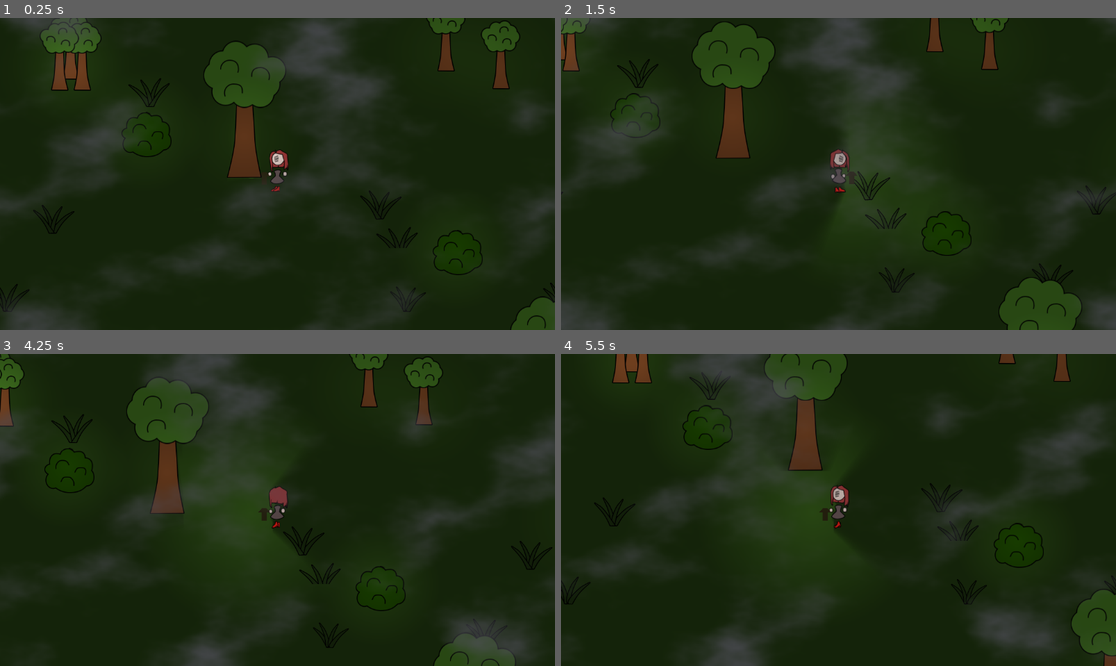
Above: before the commit, frames 1-4 (two rows, left to right).
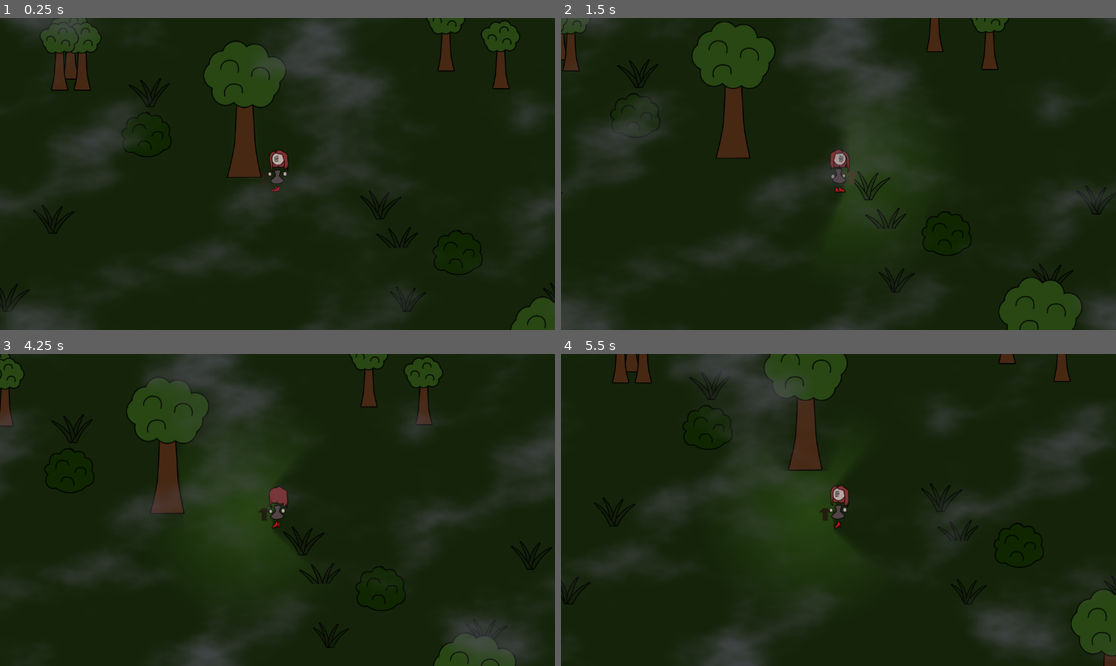
Above: after the commit, the same moments.

Repository: Jerrylikesgreen/-la-Santa-Compa-a
Game: Godot game, scene res://Scenes/forest.tscn
Same seed, same stepped clock (60 frames per second), same inputs: the game is played once before the commit and once after it. The project has no main scene, so this scene is started directly.
Inputs (mouse positions are in pixels of both pictures, inside the frame that each line leads up to):
- Up to frame 1 (0.25 s): no input
- Up to frame 2 (1.5 s): move the mouse to (960, 158) at 0.52 s; hold D (Right) 0.53-1.28 s; click (960, 158) at 0.6 s; move the mouse to (727, 189) at 1.27 s; hold S (Down) from 1.28 s (still down); click (727, 189) at 1.35 s
- Up to frame 3 (4.25 s): move the mouse to (333, 441) at 2.02 s; release S (Down) at 2.03 s; hold D (Right) 2.03-2.78 s; click (333, 441) at 2.1 s; move the mouse to (249, 572) at 2.77 s; hold W (Up) 2.78-3.53 s; click (249, 572) at 2.85 s; move the mouse to (444, 556) at 3.52 s; hold A (Left) from 3.53 s (still down); click (444, 556) at 3.6 s
- Up to frame 4 (5.5 s): move the mouse to (672, 463) at 4.27 s; click (672, 463) at 4.35 s; move the mouse to (866, 510) at 5.02 s; release A (Left) at 5.03 s; hold S (Down) from 5.03 s (still down); click (866, 510) at 5.1 s

The runs differ from the first frame. In frame 1, 0.7% of the frame differs, in the area x 8-50%, y 8-46%; in frame 2, 0.2%; in frame 3, 0.2%; in frame 4, 0.4%.

Commit message:
Remove PointLight2D nodes and adjust z-index in scenes
Removed PointLight2D nodes from bush, tree_large, and tree_small scenes to simplify lighting. Increased z-index for key visual elements in bush, tree_large, tree_small, and player scenes for improved rendering order. Adjusted world boundary positions in forest scene for better alignment.

Diff:
--- a/Scenes/bush.tscn
+++ b/Scenes/bush.tscn
@@ -1,7 +1,6 @@
-[gd_scene load_steps=8 format=3 uid="uid://dxsrwakxllvjb"]
+[gd_scene load_steps=7 format=3 uid="uid://dxsrwakxllvjb"]
 
 [ext_resource type="Texture2D" uid="uid://bk267ky1rjels" path="res://Assets/Enviorment/Bush1.svg" id="1_8cy4n"]
-[ext_resource type="Texture2D" uid="uid://cf6ccoh3rfpy8" path="res://Assets/Enviorment/2d_lights_and_shadows_neutral_point_light (2).webp" id="2_kx7ng"]
 
 [sub_resource type="CircleShape2D" id="CircleShape2D_8cy4n"]
 radius = 30.016663
@@ -114,7 +113,7 @@
 [node name="Bush" type="Node2D"]
 
 [node name="BushSprite" type="Polygon2D" parent="."]
-z_index = 1
+z_index = 2
 position = Vector2(-47.988106, -38.04282)
 texture = ExtResource("1_8cy4n")
 polygon = PackedVector2Array(80.663124, 1.8580399, 62, -1, 35.663124, -0.3419609, 29.163124, 5.2580376, 26.863125, 4.65 …(639 unchanged characters)…
@@ -128,10 +127,6 @@
 position = Vector2(7, 23)
 shape = SubResource("CircleShape2D_8cy4n")
 
-[node name="PointLight2D" type="PointLight2D" parent="BushBody"]
-energy = 0.5
-texture = ExtResource("2_kx7ng")
-
 [node name="AnimationPlayer" type="AnimationPlayer" parent="."]
 libraries = {
 &"": SubResource("AnimationLibrary_28u5p")
--- a/Scenes/forest.tscn
+++ b/Scenes/forest.tscn
@@ -207,11 +207,10 @@
 shape = SubResource("WorldBoundaryShape2D_vh310")
 
 [node name="South" type="StaticBody2D" parent="EnviormentContainer/WorldBoudary"]
-position = Vector2(3, 0)
+position = Vector2(14, 1553)
 collision_layer = 4
 
 [node name="CollisionShape2D" type="CollisionShape2D" parent="EnviormentContainer/WorldBoudary/South"]
-position = Vector2(-3, 1533)
 shape = SubResource("WorldBoundaryShape2D_igsr3")
 
 [node name="East" type="StaticBody2D" parent="EnviormentContainer/WorldBoudary"]
@@ -223,10 +222,10 @@
 shape = SubResource("WorldBoundaryShape2D_xgdwn")
 
 [node name="West" type="StaticBody2D" parent="EnviormentContainer/WorldBoudary"]
+position = Vector2(-476, -2)
 collision_layer = 4
 
 [node name="CollisionShape2D" type="CollisionShape2D" parent="EnviormentContainer/WorldBoudary/West"]
-position = Vector2(-506, -3)
 shape = SubResource("WorldBoundaryShape2D_y1epu")
 
 [node name="WorldLight" type="DirectionalLight2D" parent="."]
--- a/Scenes/player.tscn
+++ b/Scenes/player.tscn
@@ -2922,6 +2922,7 @@
 visible = false
 
 [node name="RedLadyBodySmall" type="Polygon2D" parent="PlayerBody/VisualRoot/Left"]
+z_index = 1
 position = Vector2(500, 397)
 texture = ExtResource("3_8erm5")
 skeleton = NodePath("../../Skeleton2D")
@@ -2932,6 +2933,7 @@
 
 [node name="RedLadyBackHairSmall" type="Polygon2D" parent="PlayerBody/VisualRoot/Left"]
 visible = false
+z_index = 1
 position = Vector2(515, 383)
 texture = ExtResource("4_qqcod")
 skeleton = NodePath("../../Skeleton2D")
@@ -2941,6 +2943,7 @@
 bones = ["BodyCore", PackedFloat32Array(0, 0, 0, 0), "BodyCore/BodyTop", PackedFloat32Array(0, 0, 0, 0), "BodyCore/Body …(979 unchanged characters)…
 
 [node name="HandsSmall" type="Polygon2D" parent="PlayerBody/VisualRoot/Left"]
+z_index = 1
 position = Vector2(515, 406)
 texture = ExtResource("1_x3wgy")
 skeleton = NodePath("../../Skeleton2D")
@@ -2950,6 +2953,7 @@
 bones = ["BodyCore", PackedFloat32Array(0, 0, 0, 0, 0, 0, 0, 0, 0, 0, 0), "BodyCore/BodyTop", PackedFloat32Array(0, 0,  …(1267 unchanged characters)…
 
 [node name="RedLadyHeadSmall" type="Polygon2D" parent="PlayerBody/VisualRoot/Left"]
+z_index = 1
 position = Vector2(516, 374)
 texture = ExtResource("5_tx1dd")
 skeleton = NodePath("../../Skeleton2D")
@@ -2960,6 +2964,7 @@
 
 [node name="RedLadyFrontHairSmall" type="Polygon2D" parent="PlayerBody/VisualRoot/Left"]
 visible = false
+z_index = 1
 position = Vector2(496, 355)
 texture = ExtResource("4_f1ek2")
 skeleton = NodePath("../../Skeleton2D")
@@ -2970,6 +2975,7 @@
 internal_vertex_count = 13
 
 [node name="RedLadyShoeSmall" type="Polygon2D" parent="PlayerBody/VisualRoot/Left"]
+z_index = 1
 position = Vector2(517, 437)
 texture = ExtResource("6_x3wgy")
 skeleton = NodePath("../../Skeleton2D")
@@ -2979,6 +2985,7 @@
 bones = ["BodyCore", PackedFloat32Array(0, 0, 0, 0, 0, 0), "BodyCore/BodyTop", PackedFloat32Array(0, 0, 0, 0, 0, 0), "B …(1069 unchanged characters)…
 
 [node name="RedLadyShoeSmall2" type="Polygon2D" parent="PlayerBody/VisualRoot/Left"]
+z_index = 1
 position = Vector2(509, 437)
 texture = ExtResource("6_x3wgy")
 skeleton = NodePath("../../Skeleton2D")
@@ -2989,6 +2996,7 @@
 
 [node name="RedLadyBackHairLeft" type="Polygon2D" parent="PlayerBody/VisualRoot/Left"]
 visible = false
+z_index = 1
 position = Vector2(495, 357)
 texture = ExtResource("7_ukyrk")
 skeleton = NodePath("../../Skeleton2D")
@@ -2999,6 +3007,7 @@
 internal_vertex_count = 6
 
 [node name="PlaceholderLampRight" type="Polygon2D" parent="PlayerBody/VisualRoot/Left"]
+z_index = 1
 position = Vector2(513, 413)
 scale = Vector2(0.18992244, 0.18992244)
 color = Color(0.15070069, 0.1337299, 0.059832603, 1)
@@ -3010,7 +3019,7 @@
 y_sort_enabled = true
 position = Vector2(-273.7964, -10.531006)
 color = Color(1, 1, 1, 0.8392157)
-range_z_max = 0
+range_z_max = 1
 shadow_enabled = true
 shadow_filter = 2
 shadow_filter_smooth = 7.6
@@ -3019,7 +3028,27 @@
 
 [node name="Right" type="Node2D" parent="PlayerBody/VisualRoot"]
 
+[node name="PlaceholderLampLeft" type="Polygon2D" parent="PlayerBody/VisualRoot/Right"]
+position = Vector2(568, 412)
+scale = Vector2(0.18992244, 0.18992244)
+color = Color(0.15070069, 0.1337299, 0.059832603, 1)
+polygon = PackedVector2Array(-199.5, -12, -157.18301, -59.584934, -114.767944, -60, -70.5, -11, -107.5, -12, -106.5, 78, -163.5, 79, -162.5, -13)
+uv = PackedVector2Array(-195.5, -9, -166.5, -53, -108.5, -54, -74.5, -13, -107.5, -12, -106.5, 78, -163.5, 79, -162.5, -15)
+
+[node name="PointLight2D" type="PointLight2D" parent="PlayerBody/VisualRoot/Right/PlaceholderLampLeft"]
+z_index = -1
+y_sort_enabled = true
+position = Vector2(-136.8981, -5.265414)
+color = Color(1, 1, 1, 0.8392157)
+range_z_max = 1
+shadow_enabled = true
+shadow_filter = 2
+shadow_filter_smooth = 7.6
+texture = ExtResource("16_fd4e3")
+texture_scale = 10.0
+
 [node name="HandsRightSmall" type="Polygon2D" parent="PlayerBody/VisualRoot/Right"]
+z_index = 1
 position = Vector2(516, 406)
 texture = ExtResource("7_pu2lt")
 skeleton = NodePath("../../Skeleton2D")
@@ -3030,6 +3059,7 @@
 
 [node name="RedLadyBackHairRightSmall" type="Polygon2D" parent="PlayerBody/VisualRoot/Right"]
 visible = false
+z_index = 1
 position = Vector2(517, 383)
 texture = ExtResource("8_ukyrk")
 skeleton = NodePath("../../Skeleton2D")
@@ -3039,6 +3069,7 @@
 bones = ["BodyCore", PackedFloat32Array(0, 0, 0, 0), "BodyCore/BodyTop", PackedFloat32Array(0, 0, 0, 0), "BodyCore/Body …(987 unchanged characters)…
 
 [node name="RedLadyBodySmallFrontRight" type="Polygon2D" parent="PlayerBody/VisualRoot/Right"]
+z_index = 1
 position = Vector2(502, 394)
 texture = ExtResource("9_7dp3o")
 skeleton = NodePath("../../Skeleton2D")
@@ -3049,6 +3080,7 @@
 internal_vertex_count = 8
 
 [node name="RedLadyHeadRightSmall" type="Polygon2D" parent="PlayerBody/VisualRoot/Right"]
+z_index = 1
 position = Vector2(517, 374)
 texture = ExtResource("10_h4iuc")
 skeleton = NodePath("../../Skeleton2D")
@@ -3059,6 +3091,7 @@
 
 [node name="RedLadyFrontHairRightSmall" type="Polygon2D" parent="PlayerBody/VisualRoot/Right"]
 visible = false
+z_index = 1
 position = Vector2(516, 378)
 texture = ExtResource("11_fd4e3")
 skeleton = NodePath("../../Skeleton2D")
@@ -3068,6 +3101,7 @@
 bones = ["BodyCore", PackedFloat32Array(0, 0, 0, 0, 0, 0, 0, 0, 0, 0, 0, 0, 0, 0, 0, 0, 0), "BodyCore/BodyTop", PackedF …(1564 unchanged characters)…
 
 [node name="RedLadyShoeRightSmall" type="Polygon2D" parent="PlayerBody/VisualRoot/Right"]
+z_index = 1
 position = Vector2(514, 438)
 texture = ExtResource("12_qqcod")
 skeleton = NodePath("../../Skeleton2D")
@@ -3077,6 +3111,7 @@
 bones = ["BodyCore", PackedFloat32Array(0, 0, 0, 0, 0, 0), "BodyCore/BodyTop", PackedFloat32Array(0, 0, 0, 0, 0, 0), "B …(1069 unchanged characters)…
 
 [node name="RedLadyShoeRightSmall2" type="Polygon2D" parent="PlayerBody/VisualRoot/Right"]
+z_index = 1
 position = Vector2(522, 438)
 texture = ExtResource("12_qqcod")
 skeleton = NodePath("../../Skeleton2D")
@@ -3087,6 +3122,7 @@
 
 [node name="RedLadyBackHairRight" type="Polygon2D" parent="PlayerBody/VisualRoot/Right"]
 visible = false
+z_index = 1
 position = Vector2(495, 355)
 texture = ExtResource("14_7dp3o")
 skeleton = NodePath("../../Skeleton2D")
@@ -3096,25 +3132,6 @@
 bones = ["BodyCore", PackedFloat32Array(0, 0, 0, 0, 0, 0, 0, 0, 0, 0, 0, 0, 0, 0, 0, 0, 0, 0, 0, 0, 0), "BodyCore/BodyT …(1744 unchanged characters)…
 internal_vertex_count = 9
 
-[node name="PlaceholderLampLeft" type="Polygon2D" parent="PlayerBody/VisualRoot/Right"]
-position = Vector2(568, 412)
-scale = Vector2(0.18992244, 0.18992244)
-color = Color(0.15070069, 0.1337299, 0.059832603, 1)
-polygon = PackedVector2Array(-199.5, -12, -157.18301, -59.584934, -114.767944, -60, -70.5, -11, -107.5, -12, -106.5, 78, -163.5, 79, -162.5, -13)
-uv = PackedVector2Array(-195.5, -9, -166.5, -53, -108.5, -54, -74.5, -13, -107.5, -12, -106.5, 78, -163.5, 79, -162.5, -15)
-
-[node name="PointLight2D" type="PointLight2D" parent="PlayerBody/VisualRoot/Right/PlaceholderLampLeft"]
-z_index = -1
-y_sort_enabled = true
-position = Vector2(-136.8981, -5.265414)
-color = Color(1, 1, 1, 0.8392157)
-range_z_max = 0
-shadow_enabled = true
-shadow_filter = 2
-shadow_filter_smooth = 7.6
-texture = ExtResource("16_fd4e3")
-texture_scale = 10.0
-
 [node name="Skeleton2D" type="Skeleton2D" parent="PlayerBody/VisualRoot"]
 modulate = Color(1, 1, 1, 0.23921569)
 position = Vector2(107, 45)
--- a/Scenes/tree_large.tscn
+++ b/Scenes/tree_large.tscn
@@ -1,8 +1,7 @@
-[gd_scene load_steps=9 format=3 uid="uid://but60y80xv8di"]
+[gd_scene load_steps=8 format=3 uid="uid://but60y80xv8di"]
 
 [ext_resource type="Texture2D" uid="uid://tqihs2p6sp60" path="res://Assets/Enviorment/LargeTree/TreeTrunkLarge.svg" id="1_niuhb"]
 [ext_resource type="Texture2D" uid="uid://d27xwf23ok0oi" path="res://Assets/Enviorment/LargeTree/TreeTopLarge.svg" id="2_7p4iv"]
-[ext_resource type="Texture2D" uid="uid://cf6ccoh3rfpy8" path="res://Assets/Enviorment/2d_lights_and_shadows_neutral_point_light (2).webp" id="3_7p4iv"]
 
 [sub_resource type="Animation" id="Animation_niuhb"]
 resource_name = "Idle"
@@ -113,7 +112,7 @@
 polygon = PackedVector2Array(-37, 87, 35, 87, 32, 62, 26, 27, 19, -66, 27, -60, 46, -62, 57, -76, 62, -87, 71, -102, 74 …(224 unchanged characters)…
 
 [node name="TreeLarge" type="Node2D"]
-z_index = 1
+z_index = 2
 
 [node name="TreeTrunkLarge" type="Polygon2D" parent="."]
 z_index = 1
@@ -123,7 +122,7 @@
 polygons = [PackedInt32Array(0, 1, 2, 3, 4, 5, 6, 7, 8, 9, 10, 11, 12)]
 
 [node name="TreeTopLarge" type="Polygon2D" parent="."]
-z_index = 1
+z_index = 2
 position = Vector2(1, -129)
 texture = ExtResource("2_7p4iv")
 polygon = PackedVector2Array(-3.5, -69, -32.7, -69, -36, -67, -38.5, -67, -49.5, -52.7, -58.6, -50, -61.3, -50, -70.3,  …(608 unchanged characters)…
@@ -143,9 +142,6 @@
 position = Vector2(0, 63)
 shape = SubResource("RectangleShape2D_niuhb")
 
-[node name="PointLight2D" type="PointLight2D" parent="TreeBody"]
-energy = 0.3
-texture = ExtResource("3_7p4iv")
-
 [node name="LightOccluder2D" type="LightOccluder2D" parent="."]
 occluder = SubResource("OccluderPolygon2D_niuhb")
+sdf_collision = false
--- a/Scenes/tree_small.tscn
+++ b/Scenes/tree_small.tscn
@@ -1,8 +1,7 @@
-[gd_scene load_steps=9 format=3 uid="uid://d3yws4mqhe6ru"]
+[gd_scene load_steps=8 format=3 uid="uid://d3yws4mqhe6ru"]
 
 [ext_resource type="Texture2D" uid="uid://d1sx8ha2c6uvp" path="res://Assets/Enviorment/SmallTree/TreeTrunkSmall.svg" id="1_5xa6y"]
 [ext_resource type="Texture2D" uid="uid://c0tyasjt3ngb0" path="res://Assets/Enviorment/SmallTree/TreeTopSmall.svg" id="2_tmx6r"]
-[ext_resource type="Texture2D" uid="uid://cf6ccoh3rfpy8" path="res://Assets/Enviorment/2d_lights_and_shadows_neutral_point_light (2).webp" id="3_mymk0"]
 
 [sub_resource type="Animation" id="Animation_5xa6y"]
 resource_name = "Idle"
@@ -117,14 +116,14 @@
 [node name="VisualRoot" type="Node2D" parent="."]
 
 [node name="TreeTrunkSmall" type="Polygon2D" parent="VisualRoot"]
-z_index = 1
+z_index = 2
 texture = ExtResource("1_5xa6y")
 polygon = PackedVector2Array(13, -41, -13, -41, -13, -39, -18, 17.900002, -18, 41, 18, 41, 18, 21.2, 13, -28.2)
 uv = PackedVector2Array(31, 0, 5, 0, 5, 2, 0, 58.9, 0, 82, 36, 82, 36, 62.2, 31, 12.8)
 polygons = [PackedInt32Array(0, 1, 2, 3, 4, 5, 6, 7)]
 
 [node name="TreeTopSmall" type="Polygon2D" parent="VisualRoot"]
-z_index = 1
+z_index = 2
 position = Vector2(-1, -69)
 texture = ExtResource("2_tmx6r")
 polygon = PackedVector2Array(-14.700001, -33, -34.2, -20, -36.6, -20, -40.5, -14.200001, -40.5, 9.099998, -31.5, 25.599998, -31.5, 27.900002, -25.5, 32.9, 26.5, 33, 31.199997, 29, 33, 29, 36.5, 16.3, 40.300003, 12, 40.5, -11.5, 31.5, -23.7, 31.5, -25.2, 26, -28, 23.400002, -28, 19.5, -32.7)
@@ -144,10 +143,6 @@
 position = Vector2(0, 26)
 shape = SubResource("RectangleShape2D_5xa6y")
 
-[node name="PointLight2D" type="PointLight2D" parent="TreeBody"]
-energy = 0.2
-texture = ExtResource("3_mymk0")
-
 [node name="LightOccluder2D" type="LightOccluder2D" parent="."]
 z_index = 1
 occluder = SubResource("OccluderPolygon2D_5xa6y")
